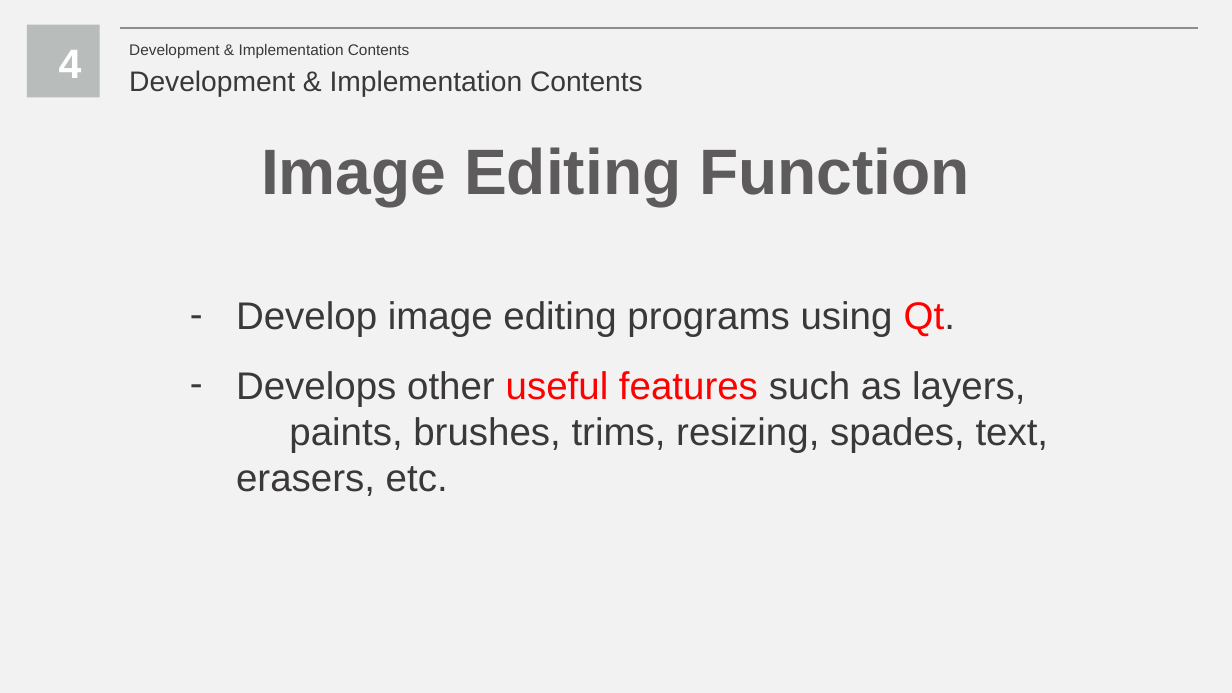
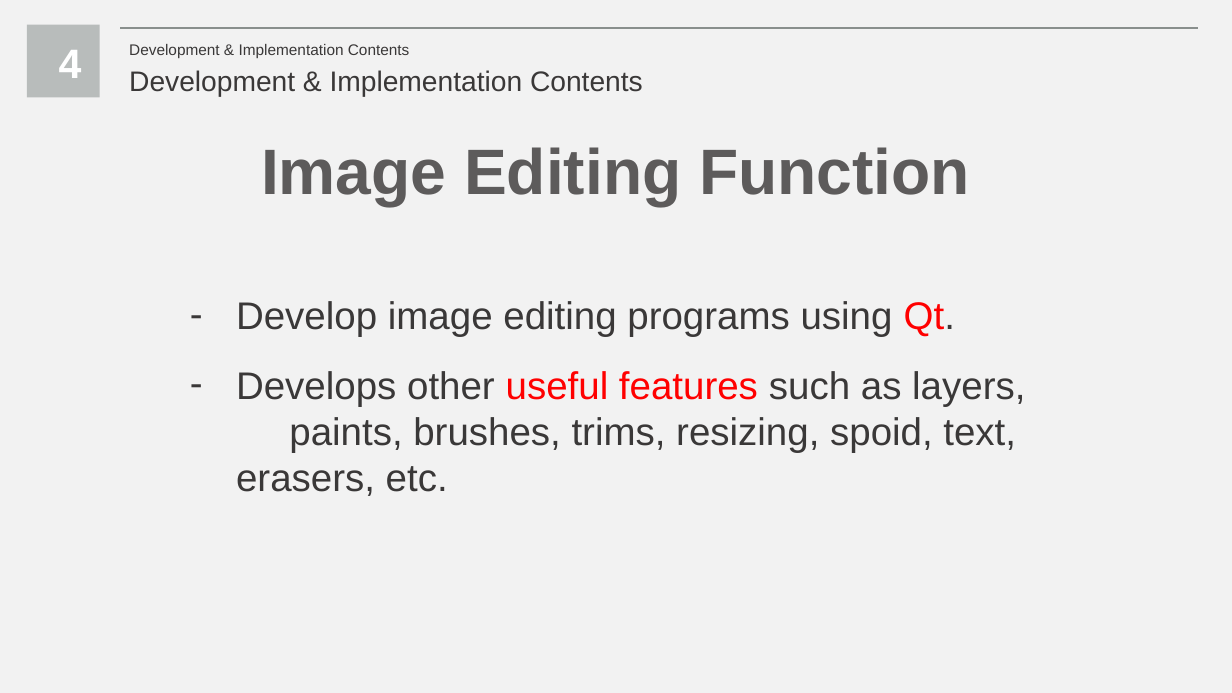
Before and after one commit to smoothie316/Docs, a slide deck: slide 14 of Weekly Presentation/Capstone Design 2nd Presentation.pptx. Drawn at 1232x693 pixels with LibreOffice and Linux fonts; fonts in the diff are those of the drawing. Boxes give left, top, right and bottom in pixels: in the first picture for what was removed or moved away, otherwise in the second. Text is boxed around its words. In the diff, an @@ line names an element or a change of style, - is before the commit and + after.

Commit message:
correct typing error

```diff
--- a/Weekly Presentation/Capstone Design 2nd Presentation.pptx
+++ b/Weekly Presentation/Capstone Design 2nd Presentation.pptx
@@ text at box(236, 371, 1025, 496): text changed @@
-– Develops other useful features such as layers, paints, brushes, trims, resizing, spades, text, erasers, etc.
+– Develops other useful features such as layers, paints, brushes, trims, resizing, spoid, text, erasers, etc.
```
